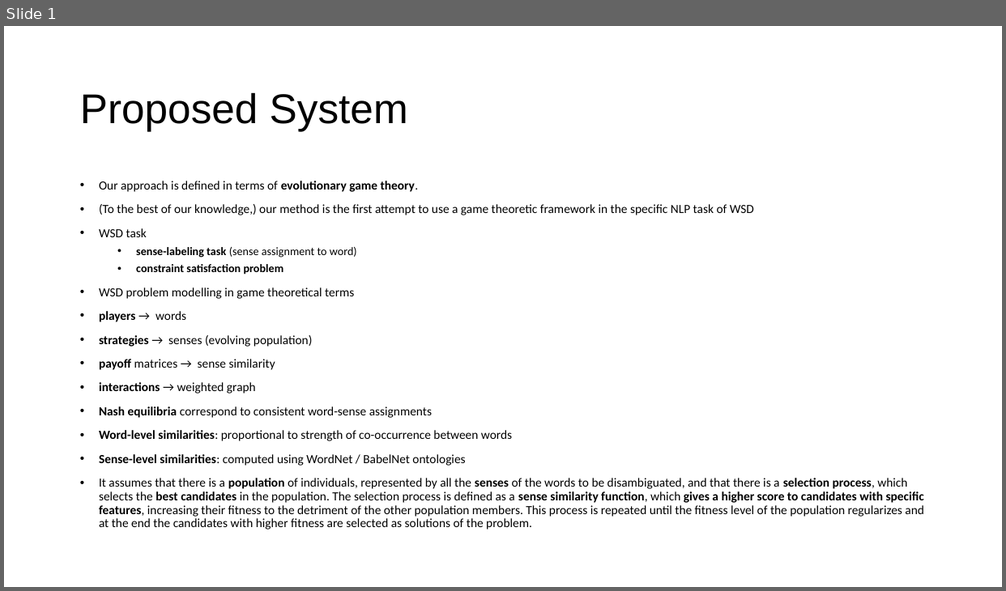
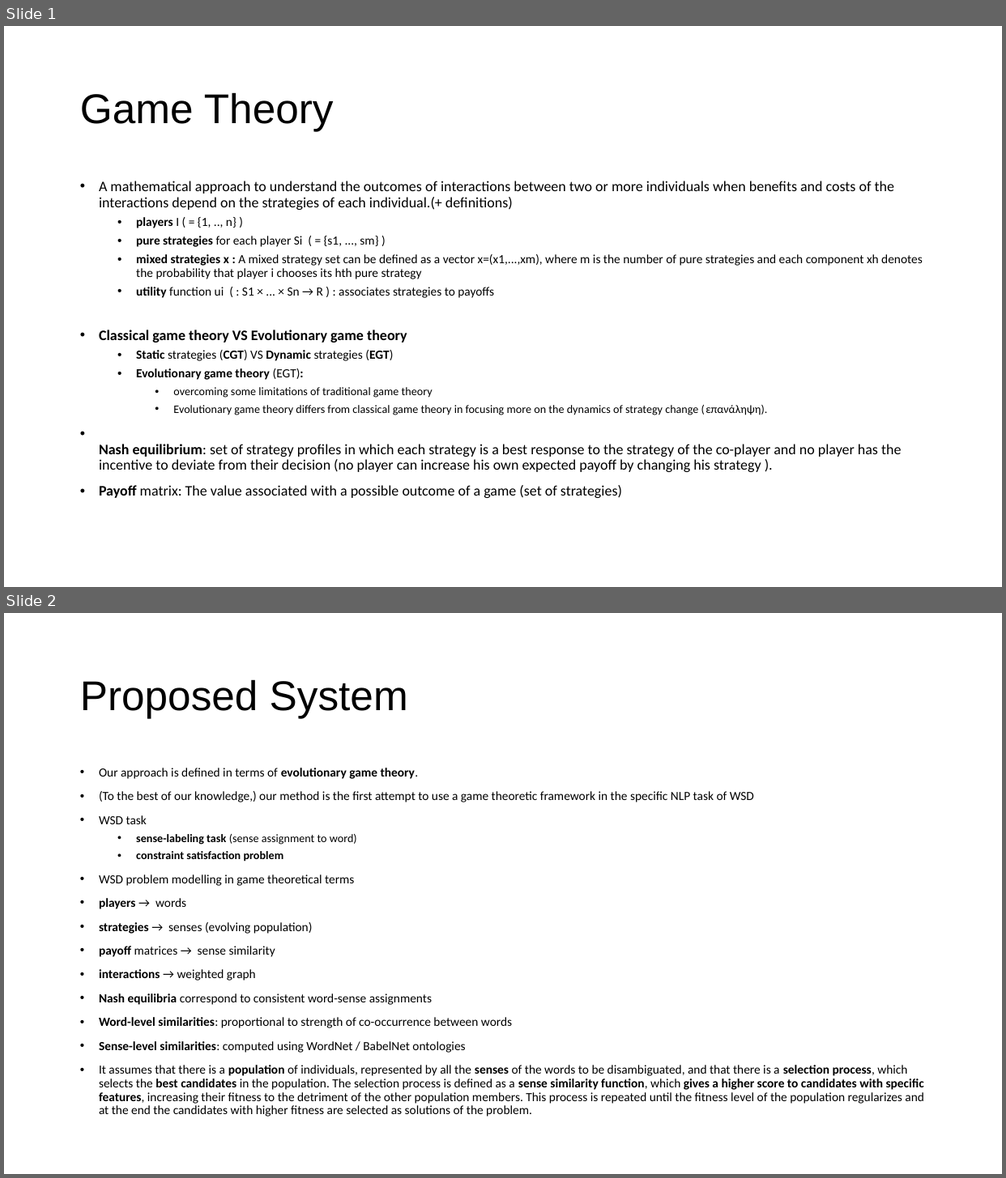
Before and after one commit to theatina/M902_MathNLP, a slide deck: Project_paper/work/Presentation/slides/julie_temp/M902_ProjectPaper_JulTina.pptx. Shown one above the other, each under a label of ours: slide 1 before the commit, slides 1 and 2 after it. The pictures are 1006x591 and 1006x1178 pixels, drawn with LibreOffice and Linux fonts; fonts in the diff are those of the drawing. Boxes give left, top, right and bottom in pixels: in the first picture for what was removed or moved away, otherwise in the second. Text is boxed around its words. In the diff, an @@ line names an element or a change of style, - is before the commit and + after.

```diff
--- a/Project_paper/work/Presentation/slides/julie_temp/M902_ProjectPaper_JulTina.pptx
+++ b/Project_paper/work/Presentation/slides/julie_temp/M902_ProjectPaper_JulTina.pptx
@@ slide 1 added at bbox=[4, 26, 1002, 587], background #FFFFFF @@
@@ title added at bbox=[80, 92, 334, 131], 40 pt, text #000000 @@
+Game Theory
@@ text added at bbox=[99, 181, 923, 498], 14 pt, text #000000 @@
+• A mathematical approach to understand the outcomes of interactions between two or more individuals when benefits and costs of the interactions depend on the strategies of each individual.(+ definitions)
+  • players I ( = {1, .., n} )
+  • pure strategies for each player Si ( = {s1, ..., sm} )
+  • mixed strategies x : A mixed strategy set can be defined as a vector x=(x1,...,xm), where m is the number of pure strategies and each component xh denotes the probability that player i chooses its hth pure strategy
+  • utility function ui ( : S1 × ... × Sn → R ) : associates strategies to payoffs
+• Classical game theory VS Evolutionary game theory
+  • Static strategies (CGT) VS Dynamic strategies (EGT)
+  • Evolutionary game theory (EGT):
+    • overcoming some limitations of traditional game theory
+    • Evolutionary game theory differs from classical game theory in focusing more on the dynamics of strategy change (επανάληψη).
+• Nash equilibrium: set of strategy profiles in which each strategy is a best response to the strategy of the co-player and no player has the incentive to deviate from their decision (no player can increase his own expected payoff by changing his strategy ).
+• Payoff matrix: The value associated with a possible outcome of a game (set of strategies)
@@ what was slide 1 is now slide 2 @@
```
Also in this commit, not shown: 1 slide changed, 1 slide removed.
